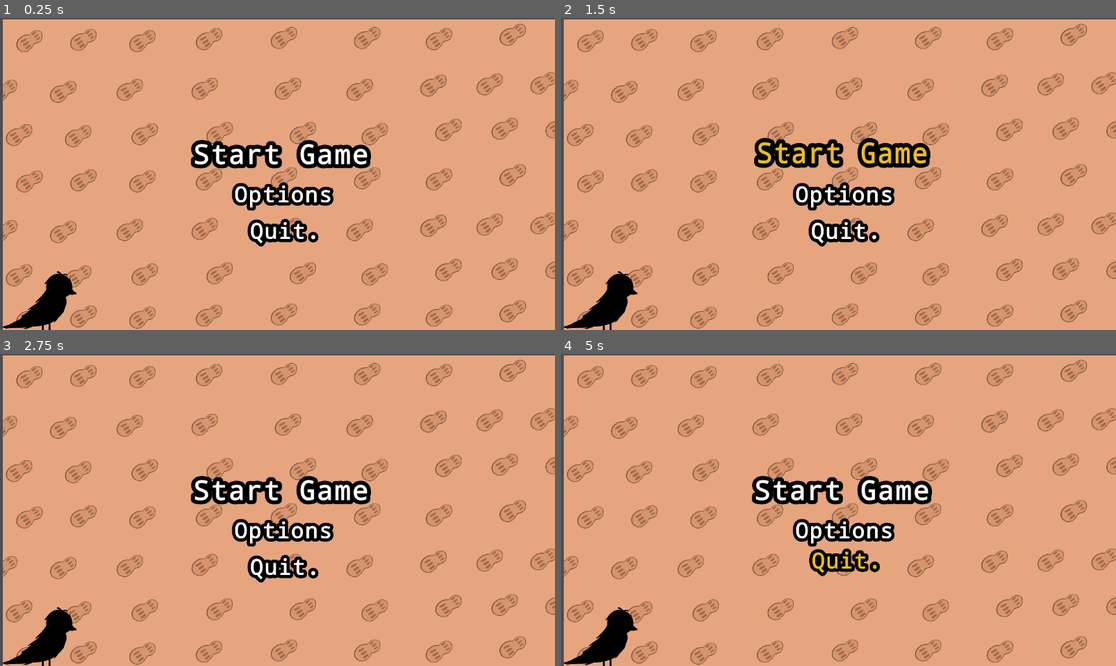
Above: before the commit, frames 1-4 (two rows, left to right).
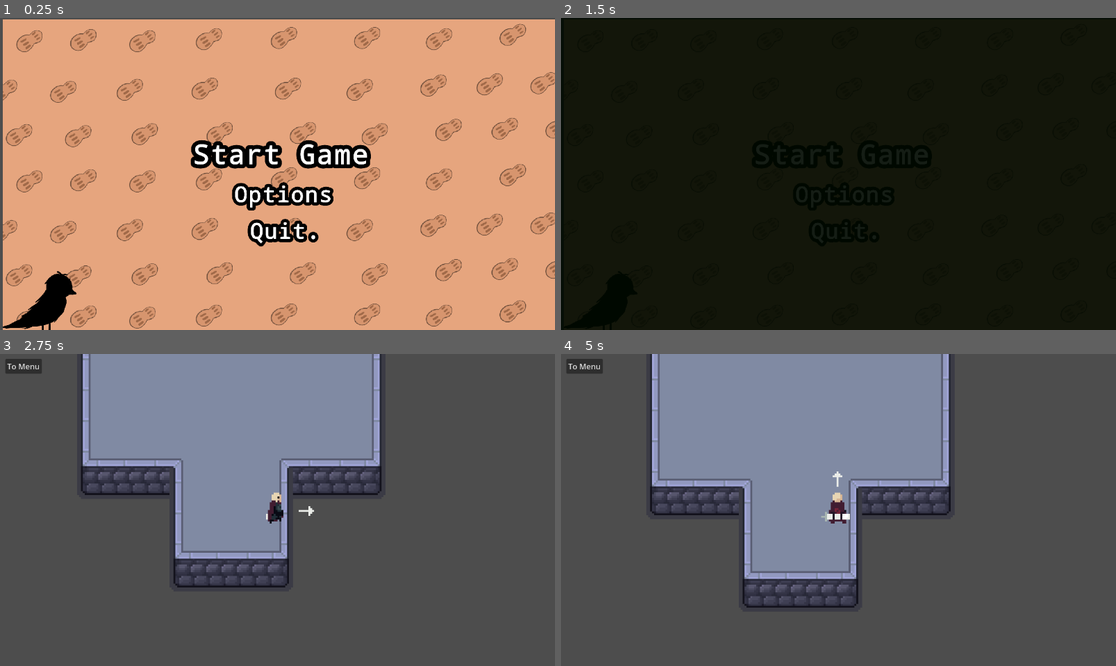
Above: after the commit, the same moments.

Repository: itspeanutzy/Tubes-Group17
Game: Godot game, scene res://Scene/main_menu.tscn
Same seed, same stepped clock (60 frames per second), same inputs: the game is played once before the commit and once after it. The engine's default icon, where the game draws it, is replaced by a stand-in: a white triangle on a blue panel in a dark square.
Inputs (mouse positions are in pixels of both pictures, inside the frame that each line leads up to):
- Up to frame 1 (0.25 s): no input
- Up to frame 2 (1.5 s): click (844, 155) at 0.5 s; click (844, 155) at 1.25 s
- Up to frame 3 (2.75 s): move the mouse to (399, 494) at 2.02 s; hold D (walk_right) from 2.03 s (still down); click (399, 494) at 2.1 s
- Up to frame 4 (5 s): move the mouse to (727, 525) at 2.77 s; release D (walk_right) at 2.78 s; hold S (walk_down) 2.78-3.53 s; tap Shift (dodge) at 2.85 s; tap Enter at 3.5 s; move the mouse to (894, 441) at 3.52 s; hold D (walk_right) 3.53-4.28 s; hold Right mouse button (guard) 3.53-4.28 s; move the mouse to (810, 572) at 4.27 s; hold W (walk_up) from 4.28 s (still down); click (810, 572) at 4.35 s

The runs differ from the first frame. In frame 1, 0.7% of the frame differs, in the area x 0-100%, y 1-100%; in frame 2, 97%; in frame 3, 99%; in frame 4, 99%, in the area x 0-100%, y 0-100%.
Error before the commit: Parse Error: Identifier "GameManager" not declared in the current scope. (res://Script/main_menu.gd:25)

Commit message:
chore(project): update project settings

Diff:
--- a/project.godot
+++ b/project.godot
@@ -14,6 +14,10 @@
 run/main_scene="uid://c1t4xakg5secw"
 config/features=PackedStringArray("4.7", "GL Compatibility")
 config/icon="res://icon.svg"
+
+[autoload]
+
+GameManager="*uid://dkfeqn40kijeh"
 
 [input]
 
@@ -40,6 +44,7 @@
 attack={
 "deadzone": 0.2,
 "events": [Object(InputEventMouseButton,"resource_local_to_scene":false,"resource_name":"","device":-1,"window_id":0,"a …(258 unchanged characters)…
+, Object(InputEventKey,"resource_local_to_scene":false,"resource_name":"","device":-1,"window_id":0,"alt_pressed":false,"shift_pressed":false,"ctrl_pressed":false,"meta_pressed":false,"pressed":false,"keycode":0,"physical_keycode":4194319,"key_label":0,"unicode":0,"location":0,"echo":false,"script":null)
 ]
 }
 dodge={
@@ -50,6 +55,7 @@
 guard={
 "deadzone": 0.2,
 "events": [Object(InputEventMouseButton,"resource_local_to_scene":false,"resource_name":"","device":-1,"window_id":0,"a …(258 unchanged characters)…
+, Object(InputEventKey,"resource_local_to_scene":false,"resource_name":"","device":-1,"window_id":0,"alt_pressed":false,"shift_pressed":false,"ctrl_pressed":false,"meta_pressed":false,"pressed":false,"keycode":0,"physical_keycode":4194321,"key_label":0,"unicode":0,"location":0,"echo":false,"script":null)
 ]
 }
 
@@ -59,6 +65,7 @@
 
 [rendering]
 
+textures/canvas_textures/default_texture_filter=0
 rendering_device/driver.windows="d3d12"
 renderer/rendering_method="gl_compatibility"
 renderer/rendering_method.mobile="gl_compatibility"
